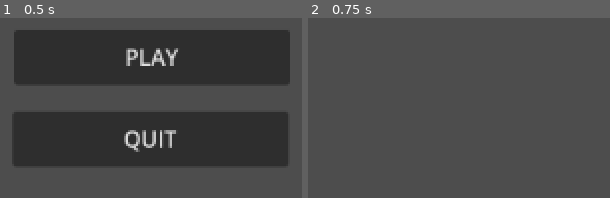
Above: before the commit, frames 1-2 (left to right).
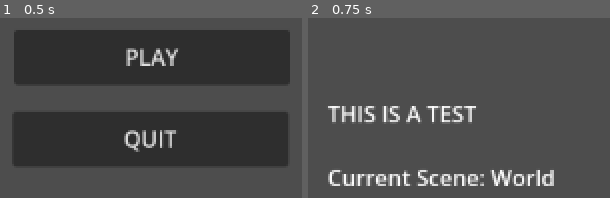
Above: after the commit, the same moments.

Repository: justCallMeJeg/ChaosWingNemesis
Game: Godot game, scene res://src/scenes/main.tscn
Two runs of this game, one before a commit and one after it. Both use one fixed random seed, a clock stepped at 60 frames per second and the inputs below.
Inputs:
- Up to frame 1 (0.5 s): no input
- Up to frame 2 (0.75 s): click "PLAY" at 0.5 s

Frame 1 is identical in both runs. In frame 2, 5.6% of the frame differs, in the area x 6-82%, y 48-94%.

Commit message:
Pulled from main

Diff:
--- a/project.godot
+++ b/project.godot
@@ -18,5 +18,35 @@
 
 [display]
 
-window/size/mode=3
 window/size/resizable=false
+
+[dotnet]
+
+project/assembly_name="Chaos Wing- Nemesis"
+
+[input]
+
+left={
+"deadzone": 0.5,
+"events": [Object(InputEventKey,"resource_local_to_scene":false,"resource_name":"","device":0,"window_id":0,"alt_pressed":false,"shift_pressed":false,"ctrl_pressed":false,"meta_pressed":false,"pressed":false,"keycode":0,"physical_keycode":65,"key_label":0,"unicode":0,"echo":false,"script":null)
+, Object(InputEventKey,"resource_local_to_scene":false,"resource_name":"","device":0,"window_id":0,"alt_pressed":false,"shift_pressed":false,"ctrl_pressed":false,"meta_pressed":false,"pressed":false,"keycode":0,"physical_keycode":4194319,"key_label":0,"unicode":0,"echo":false,"script":null)
+]
+}
+right={
+"deadzone": 0.5,
+"events": [Object(InputEventKey,"resource_local_to_scene":false,"resource_name":"","device":0,"window_id":0,"alt_pressed":false,"shift_pressed":false,"ctrl_pressed":false,"meta_pressed":false,"pressed":false,"keycode":0,"physical_keycode":68,"key_label":0,"unicode":0,"echo":false,"script":null)
+, Object(InputEventKey,"resource_local_to_scene":false,"resource_name":"","device":0,"window_id":0,"alt_pressed":false,"shift_pressed":false,"ctrl_pressed":false,"meta_pressed":false,"pressed":false,"keycode":0,"physical_keycode":4194321,"key_label":0,"unicode":0,"echo":false,"script":null)
+]
+}
+up={
+"deadzone": 0.5,
+"events": [Object(InputEventKey,"resource_local_to_scene":false,"resource_name":"","device":0,"window_id":0,"alt_pressed":false,"shift_pressed":false,"ctrl_pressed":false,"meta_pressed":false,"pressed":false,"keycode":0,"physical_keycode":87,"key_label":0,"unicode":0,"echo":false,"script":null)
+, Object(InputEventKey,"resource_local_to_scene":false,"resource_name":"","device":0,"window_id":0,"alt_pressed":false,"shift_pressed":false,"ctrl_pressed":false,"meta_pressed":false,"pressed":false,"keycode":0,"physical_keycode":4194320,"key_label":0,"unicode":0,"echo":false,"script":null)
+]
+}
+down={
+"deadzone": 0.5,
+"events": [Object(InputEventKey,"resource_local_to_scene":false,"resource_name":"","device":0,"window_id":0,"alt_pressed":false,"shift_pressed":false,"ctrl_pressed":false,"meta_pressed":false,"pressed":false,"keycode":0,"physical_keycode":83,"key_label":0,"unicode":0,"echo":false,"script":null)
+, Object(InputEventKey,"resource_local_to_scene":false,"resource_name":"","device":0,"window_id":0,"alt_pressed":false,"shift_pressed":false,"ctrl_pressed":false,"meta_pressed":false,"pressed":false,"keycode":0,"physical_keycode":4194322,"key_label":0,"unicode":0,"echo":false,"script":null)
+]
+}
--- a/src/Ships/Player.tscn
+++ b/src/Ships/Player.tscn
@@ -1,6 +1,6 @@
 [gd_scene load_steps=6 format=3 uid="uid://b1sikvb6ehidu"]
 
-[ext_resource type="Script" path="res://src/Components/CollisionComponent.gd" id="1_8non3"]
+[ext_resource type="Script" path="res://src/Scripts/Components/CollisionComponent.gd" id="1_8non3"]
 [ext_resource type="Script" path="res://src/Scripts/Player.gd" id="1_f1yfe"]
 
 [sub_resource type="Gradient" id="Gradient_2sa08"]
--- a/src/scenes/Test.tscn
+++ b/src/scenes/Test.tscn
@@ -1,9 +1,9 @@
-[gd_scene load_steps=9 format=3 uid="uid://j2fm3dupwj66"]
+[gd_scene load_steps=9 format=3 uid="uid://bimlodscok8h4"]
 
-[ext_resource type="Texture2D" uid="uid://dyd7oiu6uf3g6" path="res://src/sprites/Untitled126_20240710013553.png" id="1_dwrh0"]
-[ext_resource type="Texture2D" uid="uid://dej1bsng381j2" path="res://src/sprites/Untitled125.png" id="2_0mh7g"]
+[ext_resource type="Texture2D" uid="uid://dyd7oiu6uf3g6" path="res://src/Assets/Sprites/Untitled126_20240710013553.png" id="1_dwrh0"]
+[ext_resource type="Texture2D" uid="uid://dej1bsng381j2" path="res://src/Assets/Sprites/Untitled125.png" id="2_0mh7g"]
 [ext_resource type="Script" path="res://src/scripts/PlayerMovement.gd" id="3_goarn"]
-[ext_resource type="Texture2D" uid="uid://c2ryrdhokiexn" path="res://src/sprites/GoogledSpaceShip.png" id="3_kdmp6"]
+[ext_resource type="Texture2D" uid="uid://c2ryrdhokiexn" path="res://src/Assets/Sprites/GoogledSpaceShip.png" id="3_kdmp6"]
 
 [sub_resource type="SegmentShape2D" id="SegmentShape2D_07jal"]
 a = Vector2(-1, 647)
@@ -36,13 +36,14 @@
 [node name="Player" type="CharacterBody2D" parent="."]
 script = ExtResource("3_goarn")
 
-[node name="CollisionShape2D" type="CollisionPolygon2D" parent="Player"]
-polygon = PackedVector2Array(547, 627, 634, 626, 591, 544)
-
 [node name="Sprite2D" type="Sprite2D" parent="Player"]
 position = Vector2(591, 597)
 scale = Vector2(0.164983, 0.181988)
 texture = ExtResource("3_kdmp6")
+
+[node name="CollisionPolygon2D" type="CollisionPolygon2D" parent="Player"]
+position = Vector2(591, 593)
+polygon = PackedVector2Array(0, -42, -47, 4, -47, 38, 46, 37, 45, 5)
 
 [node name="Border" type="StaticBody2D" parent="."]
 
--- a/src/scenes/main.tscn
+++ b/src/scenes/main.tscn
@@ -1,10 +1,10 @@
 [gd_scene load_steps=2 format=3 uid="uid://dlsvvra04wlxe"]
 
-[ext_resource type="Script" path="res://src/Scripts/Scenes/main.gd" id="1_0rq0l"]
+[ext_resource type="Script" path="res://src/scripts/scenes/main.gd" id="1_v5jbm"]
 
 [node name="Main" type="Node2D"]
-script = ExtResource("1_0rq0l")
-metadata/_edit_vertical_guides_ = [1152.0]
+script = ExtResource("1_v5jbm")
+metadata/_edit_vertical_guides_ = [554.0]
 
 [node name="PlayButton" type="Button" parent="."]
 offset_left = 447.0
--- a/src/scenes/world.tscn
+++ b/src/scenes/world.tscn
@@ -1,13 +1,15 @@
-[gd_scene load_steps=3 format=3 uid="uid://bbsro76u5o8ja"]
+[gd_scene load_steps=2 format=3 uid="uid://bbsro76u5o8ja"]
 
-[ext_resource type="Script" path="res://src/Scripts/Scenes/world.gd" id="1_slr27"]
-
-[sub_resource type="RectangleShape2D" id="RectangleShape2D_klfag"]
+[ext_resource type="Script" path="res://src/scripts/scenes/world.gd" id="1_uc145"]
 
 [node name="World" type="Node2D"]
-script = ExtResource("1_slr27")
+script = ExtResource("1_uc145")
 
-[node name="CharacterBody2D" type="CharacterBody2D" parent="."]
+[node name="RichTextLabel" type="RichTextLabel" parent="."]
+offset_left = 451.0
+offset_top = 284.0
+offset_right = 686.0
+offset_bottom = 364.0
+text = "THIS IS A TEST
 
-[node name="CollisionShape2D" type="CollisionShape2D" parent="CharacterBody2D"]
-shape = SubResource("RectangleShape2D_klfag")
+Current Scene: World"
Binary file added: src/Assets/Sprites/GoogledSpaceShip.png
Not shown, added: src/Assets/Sprites/GoogledSpaceShip.png.import
Binary file added: src/Assets/Sprites/GooogledlaserBullet.png
Not shown, added: src/Assets/Sprites/GooogledlaserBullet.png.import
Binary file added: src/Assets/Sprites/Untitled125.png
Not shown, added: src/Assets/Sprites/Untitled125.png.import
Binary file added: src/Assets/Sprites/Untitled126_20240710013553.png
Not shown, added: src/Assets/Sprites/Untitled126_20240710013553.png.import
